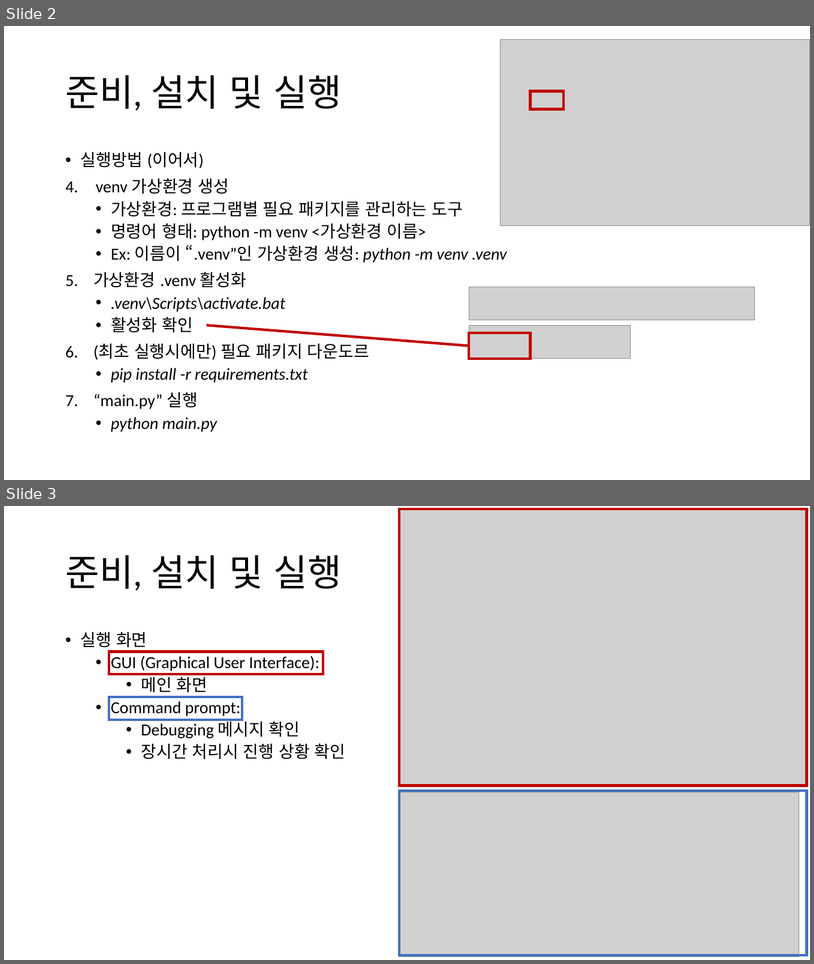
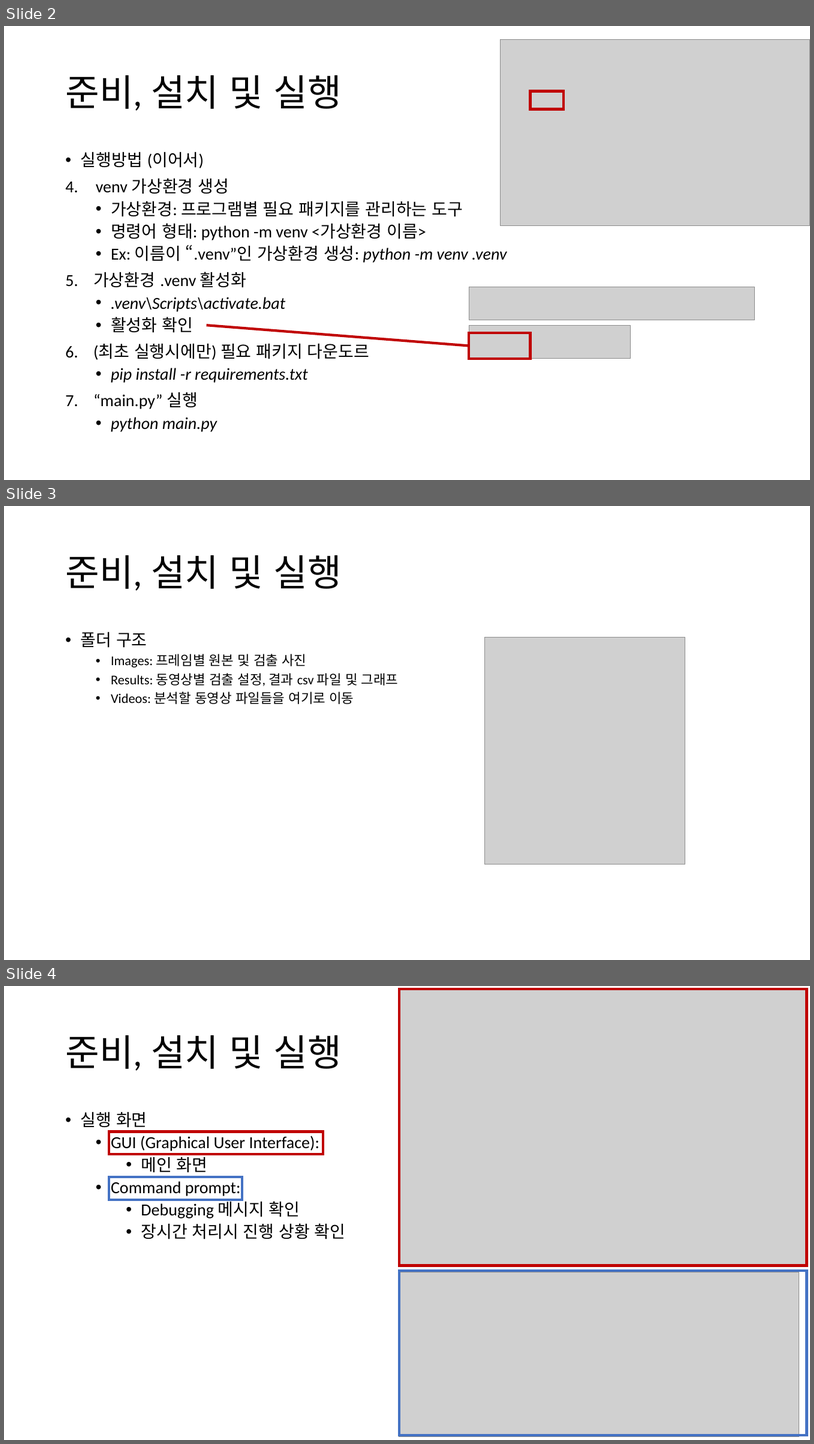
Before and after one commit to ihatesummer/zebrafish_gui, a slide deck: program details.pptx. Shown one above the other, each under a label of ours: slides 2 and 3 before the commit, slides 2, 3 and 4 after it. The pictures are 814x964 and 814x1444 pixels, drawn with LibreOffice and Linux fonts; fonts in the diff are those of the drawing; grey boxes stand for pictures. Boxes give left, top, right and bottom in pixels: in the first picture for what was removed or moved away, otherwise in the second. Text is boxed around its words. In the diff, an @@ line names an element or a change of style, - is before the commit and + after.

```diff
--- a/program details.pptx
+++ b/program details.pptx
@@ slide 3 added at [4, 506, 810, 960], background #FFFFFF @@
@@ title added at [65, 555, 342, 591], 44 pt, text #000000 @@
+준비, 설치 및 실행
@@ text added at [81, 631, 399, 704], 16 pt, text #000000 @@
+• 폴더 구조
+  • Images: 프레임별 원본 및 검출 사진
+  • Results: 동영상별 검출 설정, 결과 csv 파일 및 그래프
+  • Videos: 분석할 동영상 파일들을 여기로 이동
@@ picture added at [485, 637, 686, 864] @@
@@ what was slide 3 is now slide 4 @@
```
Also in this commit, not shown: 1 other slide added, 3 other files.
